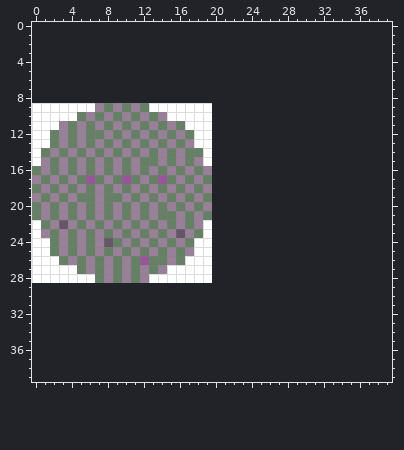
One commit to this pixel-art sprite: poor_gun.gif. Above, as it was before the edit.
The file is 20x20 pixels. The old version is drawn lined up with the new one, on the new canvas.
After the commit:
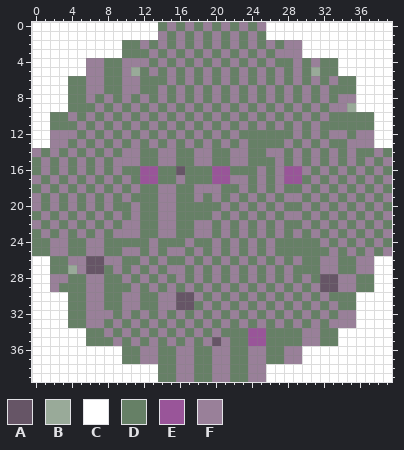
Palette (. is transparent): A #665566  B #99aa99  C #ffffff  D #668066  E #995599  F #998099
Diff:
canvas 20x20 -> 40x40, the old top-left corner now at 0,9
Changed rows in their new state; - is an unchanged pixel.
first column x 0:
 0 CCCCCCCCCCCCCCDFDFDFDFDFDFCCCCCCCCCCCCCC
 1 CCCCCCCCCCCCCCFDFDFDFDFDFDCCCCCCCCCCCCCC
 2 CCCCCCCCCCDDFDFDFDFDFDFDFDFDFFCCCCCCCCCC
 3 CCCCCCCCCCDDDFDFDFDFDFDFDFDFFFCCCCCCCCCC
 4 CCCCCCFFDDFFFDFDFDFDFDFDFDFDDFDFDDCCCCCC
 5 CCCCCCFFDDFBDFDFDFDFDFDFDFDFDFDBDDCCCCCC
 6 CCCCDDFFDDFFDDDFDFDFDFDFDFDFDFDFDFDDCCCC
 7 CCCCDDFFDDFFDDFDFDFDFDFDFDFDFDFDFDDDCCCC
 8 CCCCDDFDFDFDFDFDFDFDFDFDFDFDFDFDFDFFCCCC
 9 ----DDD------FDFDFDFDFDFDFDFDFDFDFFBCCCC
10 --DDF----------DFDFDFDFDFDFDFDFDFDDDDDCC
11 --DD-------------FDFDFDFDFDFDFDFDDDDDDCC
12 --F-FDF-----------FDFDFDDDDDDFDFDFFDFFCC
13 --F---------------DFDFDFDDDDFDFDFDDFFFCC
14 F----------FD--FD-FFDDFFDDFFDFDFDFDFDDFD
15 D---------F----FD--FDDFFDDDFDFDFDFDFDFDF
16 -----------DEE-DAD-DEEDDDFDFEEFDFDFDFDFD
17 ------F---F-EED---D-EEFFDFDFEEDFDFDFDFDF
18 -------------DF--DF-FDDFDFDFDDFDFDFDFDFD
19 ------FDF---D--FD---FDFDFDFDFFDFDFDFDFDF
20 FDFDFDFDFD---DF--D-DDFDFDFDFDDFDFDFDFDFD
21 -------------DFFD-D-FDFDFDFDFFDFDFDFDFDF
22 F--D-------FD--FD--FDFDFDFDFDDFDFDFDFDFD
23 D---------F--DF-DDFFDFDFDFDFDFDFDFDFDFDF
24 DDF--DF-D-D-DFD-DFDDFDFDFDFDDDDDFDFDFDFD
25 DDF--DF--DF-----FDFDFDFDFDFDDDDDDFDFDFDF
26 --D--FAA-FD-F-FD-FDFDFDFDFDFDFDDFFDDFFCC
27 --DDBFAADFDFDFDFFDFDFDFDFDFDFDDDFFDDFFCC
28 --FFDDFFD----DFDFDFDFDFDFDFDFDFDAAFFDDCC
29 CCFDDDFFDDDFDFDFDFDFDFDFDFDFDFDFAAFFDDCC
30 CCCCDDFFDDFFDDFFAAFDFDFDFDFDFDFDFDDDCCCC
31 CCCCDDFFDDFFDDFFAADFDFDFDFDFDFDFDFDDCCCC
32 CCCCDDFFFDFDFDFDFDFDFDFDFDFDFDFDFDFFCCCC
33 CCCCDDFFDFDFDFDFDFDFDFDFDFDFDFDFDFFFCCCC
34 CCCCCCDDFDFDFDFDFDFDFDDDEEDDDDFFDDCCCCCC
35 CCCCCCDDDFDFDFDFDFDFAFDDEEDDDDFFDDCCCCCC
36 CCCCCCCCCCDDFFDDFFDDFFDDFFDDFFCCCCCCCCCC
37 CCCCCCCCCCDDFFDDFFDDFFDDFFDDFFCCCCCCCCCC
38 CCCCCCCCCCCCCCDDFFDDFFDDFFCCCCCCCCCCCCCC
39 CCCCCCCCCCCCCCDDFFDDFFDDFFCCCCCCCCCCCCCC
Pixel boxes of the changes (left, top, right, bottom) in both pictures:
changed: (32, 22, 392, 382)
